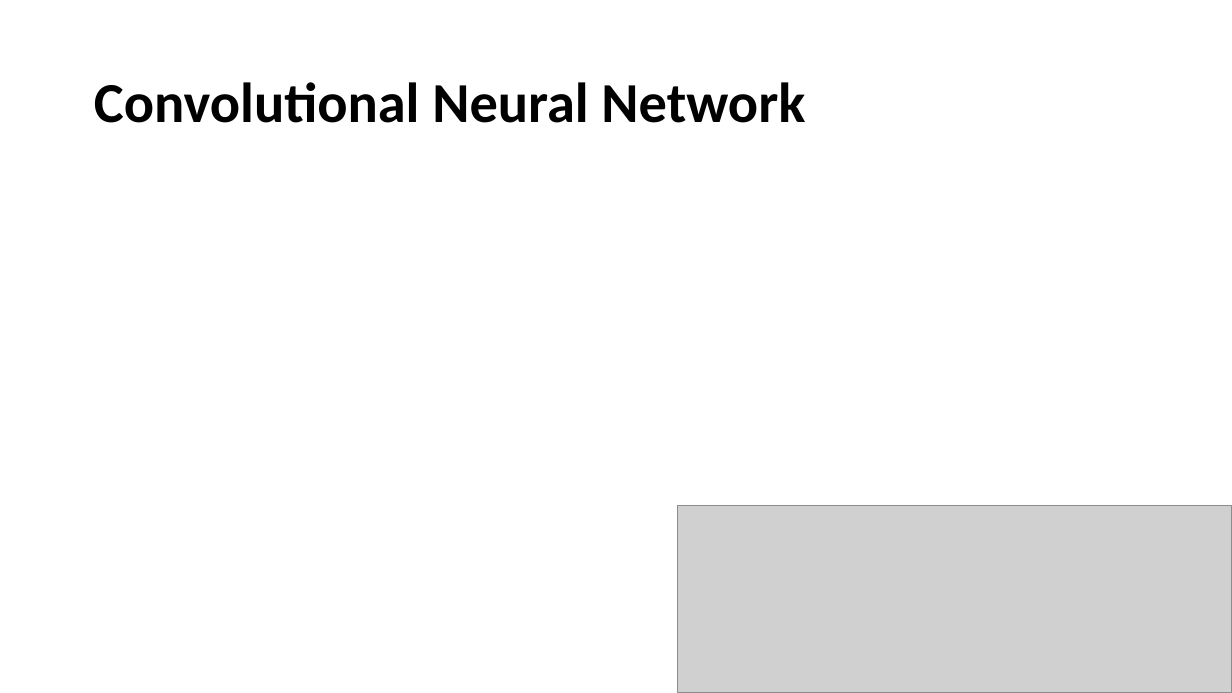
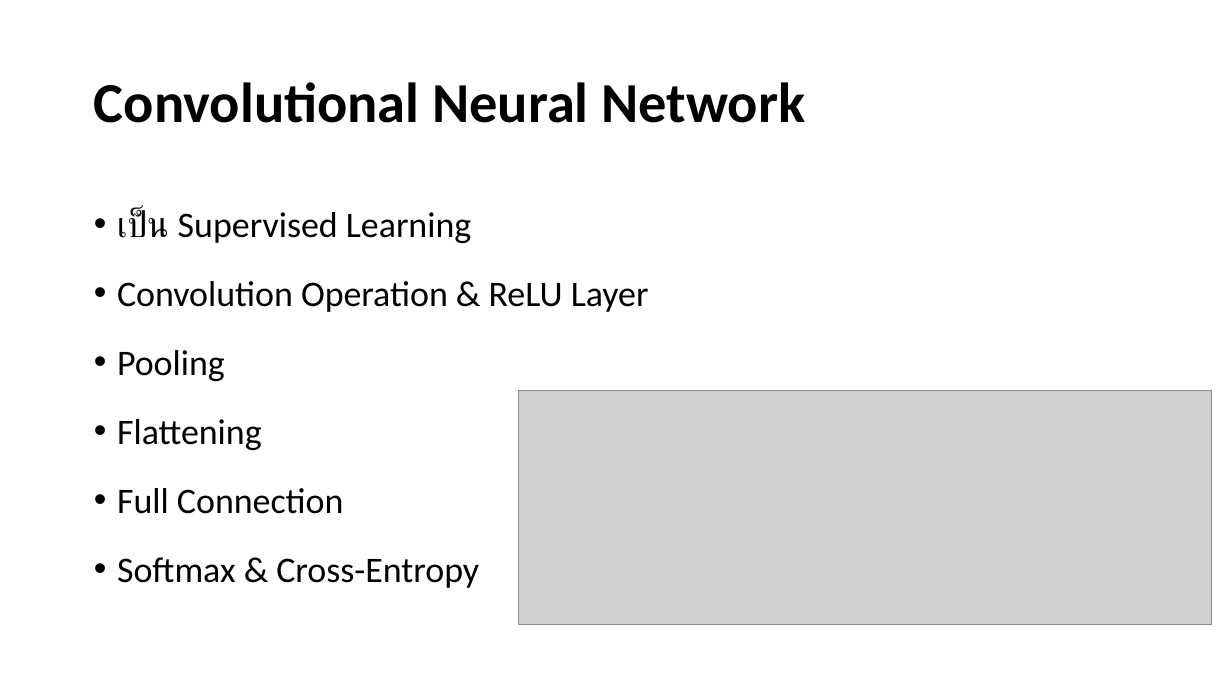
Before and after one commit to maymewanida/cu_lab_meeting, a slide deck: slide 9 of 20170911_scikit_cnn_lstm.pptx (slide 6 before the commit). Drawn at 1232x693 pixels with LibreOffice and Linux fonts; fonts in the diff are those of the drawing; grey boxes stand for pictures. Boxes give left, top, right and bottom in pixels: in the first picture for what was removed or moved away, otherwise in the second. Text is boxed around its words. In the diff, an @@ line names an element or a change of style, - is before the commit and + after.

```diff
--- a/20170911_scikit_cnn_lstm.pptx
+++ b/20170911_scikit_cnn_lstm.pptx
@@ text added at <box>117,210,649,588</box>, 28 pt, text #000000 @@
+• เป็น Supervised Learning
+• Convolution Operation & ReLU Layer
+• Pooling
+• Flattening
+• Full Connection
+• Softmax & Cross-Entropy
@@ picture: place and size @@
-picture at <box>677,506,1232,693</box>
+picture at <box>518,390,1212,624</box>
```
Also in this commit, not shown: 1 other slide changed, 7 slides added, 3 slides removed.
